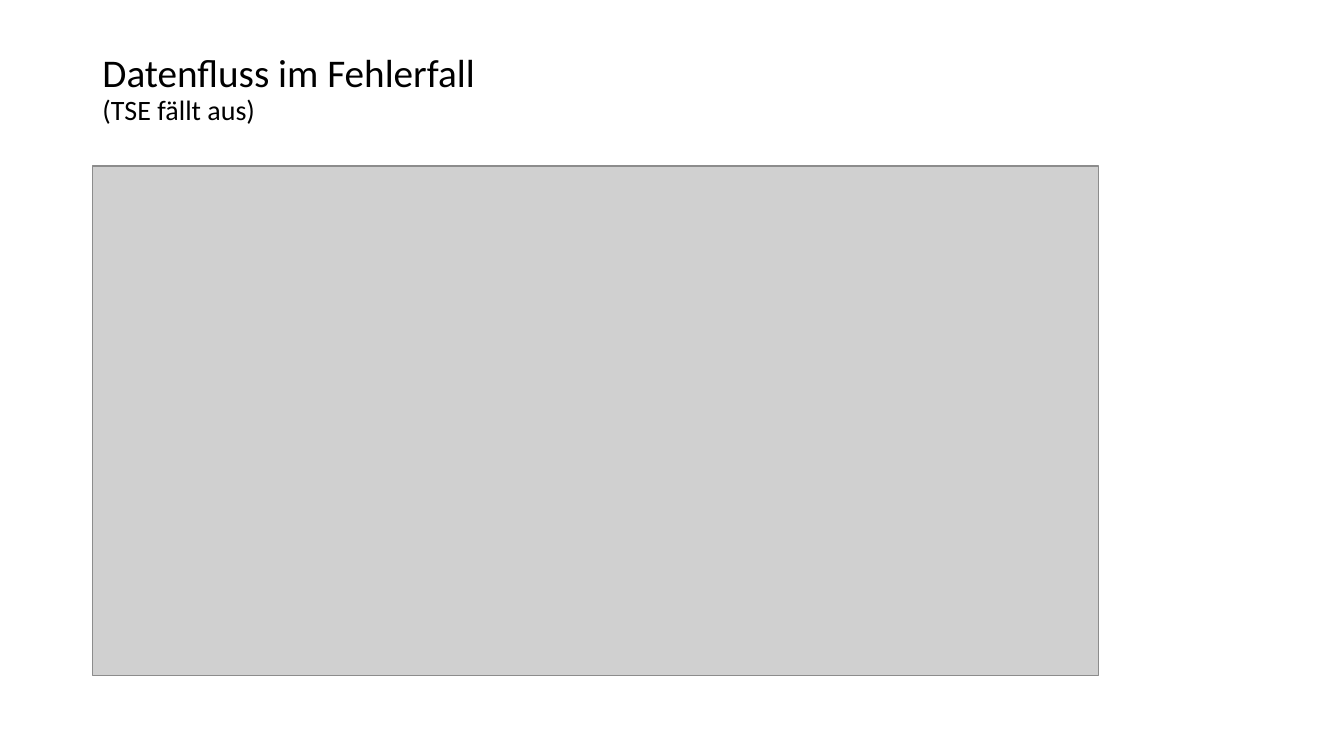
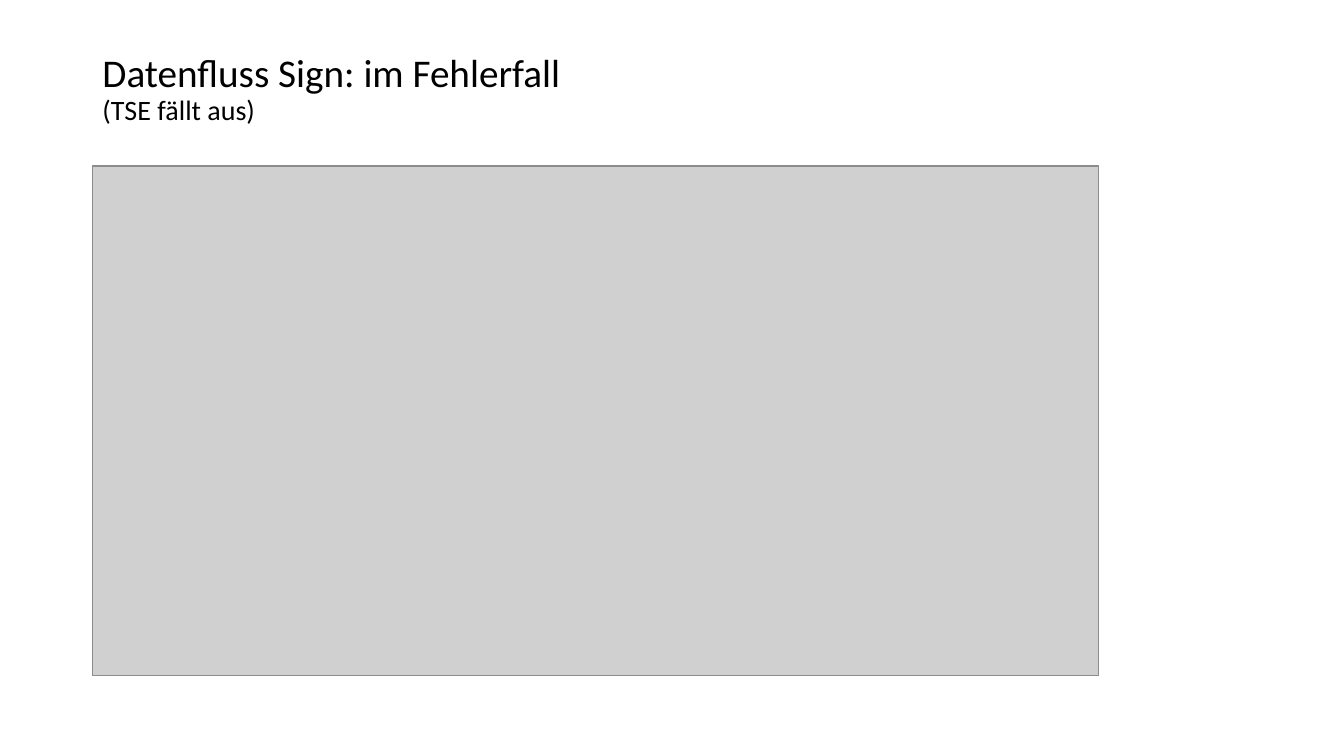
Before and after one commit to fiskaltrust/productdescription-de-doc, a slide deck: slide 12 of for-poscreators/presentation/onboarding_de.pptx (slide 11 before the commit). Drawn at 1344x756 pixels with LibreOffice and Linux fonts; fonts in the diff are those of the drawing; grey boxes stand for pictures. Boxes give left, top, right and bottom in pixels: in the first picture for what was removed or moved away, otherwise in the second. Text is boxed around its words. In the diff, an @@ line names an element or a change of style, - is before the commit and + after.

```diff
--- a/for-poscreators/presentation/onboarding_de.pptx
+++ b/for-poscreators/presentation/onboarding_de.pptx
@@ title at [102,59,560,124]: text changed @@
-Datenfluss im Fehlerfall
-(TSE fällt aus)
+Datenfluss Sign: im Fehlerfall
+(TSE fällt aus)
```
Also in this commit, not shown: 7 other slides changed, 9 slides added, 9 other files.
